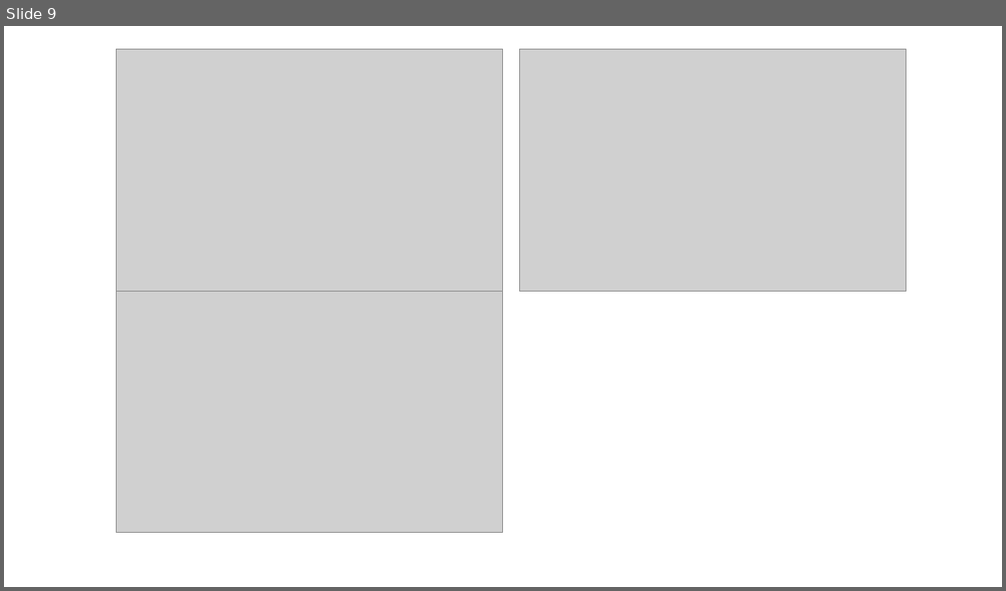
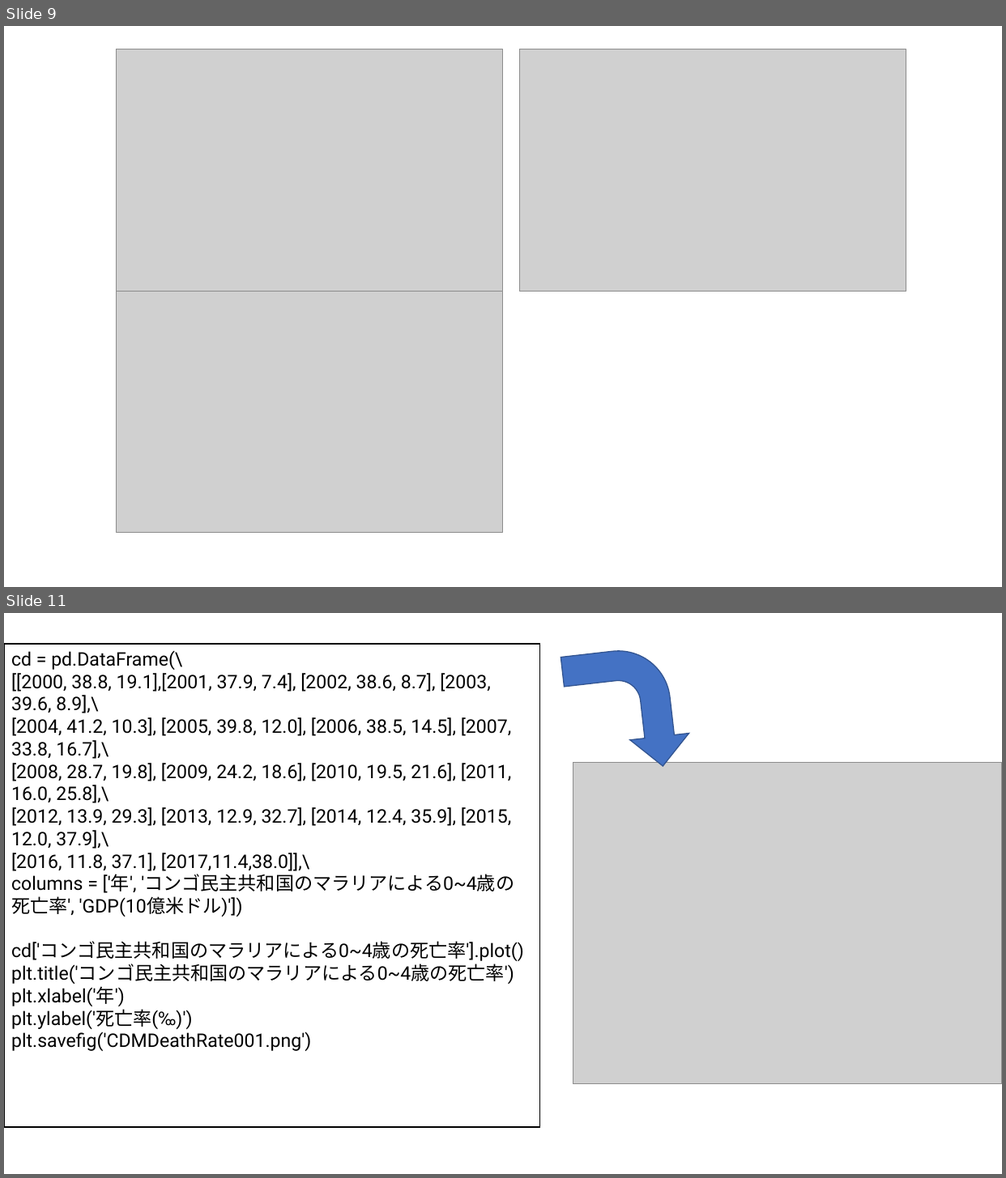
Before and after one commit to erevest-cobalt/3pro, a slide deck: 統計データの可視化.pptx. Shown one above the other, each under a label of ours: slide 9 before the commit, slides 9 and 11 after it; the slides between them are not shown. The pictures are 1006x591 and 1006x1178 pixels, drawn with LibreOffice and Linux fonts; fonts in the diff are those of the drawing; grey boxes stand for pictures. Boxes give left, top, right and bottom in pixels: in the first picture for what was removed or moved away, otherwise in the second. Text is boxed around its words. In the diff, an @@ line names an element or a change of style, - is before the commit and + after.

```diff
--- a/統計データの可視化.pptx
+++ b/統計データの可視化.pptx
@@ slide 11 added at [4, 613, 1002, 1174], background #FFFFFF @@
@@ rectangle added at [4, 644, 540, 1127], fill #FFFFFF, outline #000000 1 pt, 18 pt, text #000000 @@
+cd = pd.DataFrame(\
+[[2000, 38.8, 19.1],[2001, 37.9, 7.4], [2002, 38.6, 8.7], [2003, 39.6, 8.9],\
+[2004, 41.2, 10.3], [2005, 39.8, 12.0], [2006, 38.5, 14.5], [2007, 33.8, 16.7],\
+[2008, 28.7, 19.8], [2009, 24.2, 18.6], [2010, 19.5, 21.6], [2011, 16.0, 25.8],\
+[2012, 13.9, 29.3], [2013, 12.9, 32.7], [2014, 12.4, 35.9], [2015, 12.0, 37.9],\
+[2016, 11.8, 37.1], [2017,11.4,38.0]],\
+columns = ['年', 'コンゴ民主共和国のマラリアによる0~4歳の死亡率', 'GDP(10億米ドル)'])
+cd['コンゴ民主共和国のマラリアによる0~4歳の死亡率'].plot()
+plt.title('コンゴ民主共和国のマラリアによる0~4歳の死亡率')
+plt.xlabel('年')
+plt.ylabel('死亡率(‰)')
+plt.savefig('CDMDeathRate001.png')
@@ bent arrow added at [561, 644, 692, 776], fill #4472C4, outline #325491 1 pt @@
@@ picture added at [573, 763, 1002, 1084] @@
```
Also in this commit, not shown: 1 slide changed, 1 other slide added, 1 slide removed.
